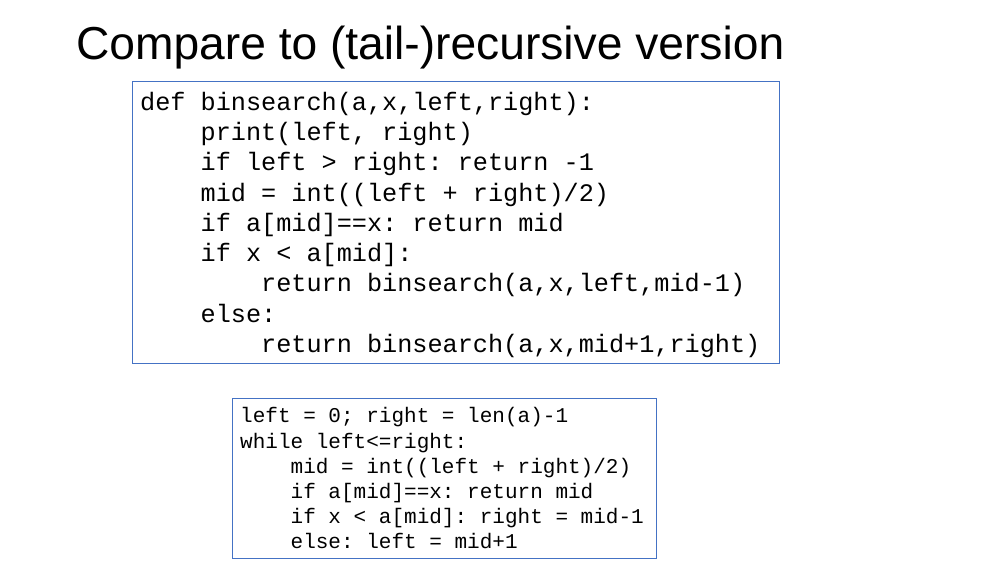
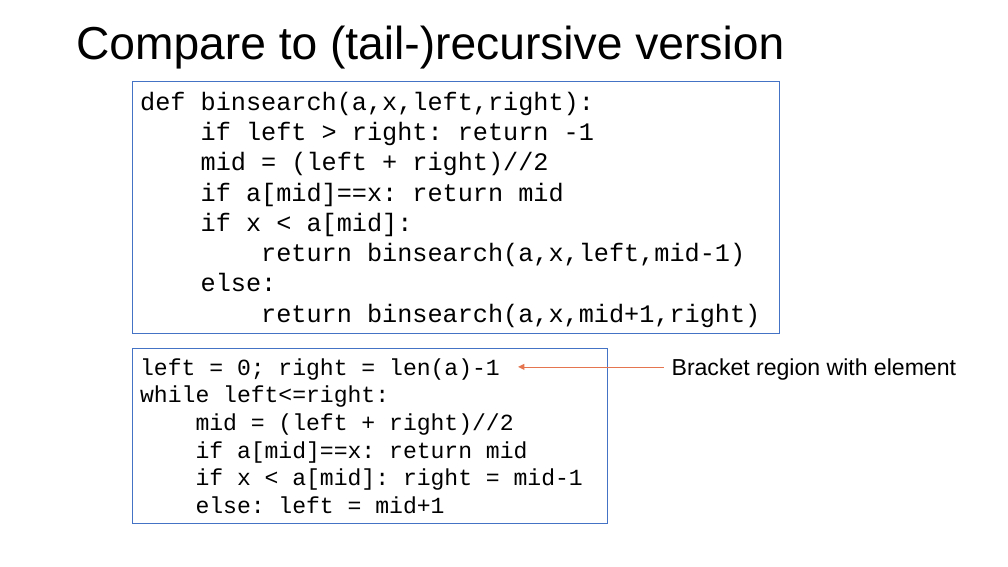
Before and after one commit to parrt/msds689, a slide deck: slide 4 of notes/searching.pptx. Drawn at 1008x567 pixels with LibreOffice and Linux fonts; fonts in the diff are those of the drawing; background and template pictures are left out. Boxes give left, top, right and bottom in pixels: in the first picture for what was removed or moved away, otherwise in the second. Text is boxed around its words. In the diff, an @@ line names an element or a change of style, - is before the commit and + after.

```diff
--- a/notes/searching.pptx
+++ b/notes/searching.pptx
@@ rectangle "def binsearch(a,x,left,right):": place and size @@
-rectangle "def binsearch(a,x,left,right):" at bbox=[133, 82, 780, 364]
+rectangle "def binsearch(a,x,left,right):" at bbox=[133, 82, 780, 333]
@@ text in rectangle at bbox=[201, 122, 473, 146]: paragraph removed @@
-print(left, right)
@@ text in rectangle at bbox=[201, 152, 548, 176]: text changed @@
-mid = int((left + right)/2)
+mid = (left + right)//2
@@ rectangle "left = 0; right = ...": place and size @@
-rectangle "left = 0; right = ..." at bbox=[233, 399, 657, 559]
+rectangle "left = 0; right = ..." at bbox=[133, 349, 608, 524]
@@ text in rectangle at bbox=[140, 358, 583, 514]: size 20 to 22 pt in "left = 0; right = len(a)-1", "while left<=right:", "if a[mid]==x: return mid", "if x < a[mid]: right = mid-1" and 1 more places @@
@@ text added at bbox=[672, 358, 956, 380], 22 pt, text #000000 @@
+Bracket region with element
@@ arrow added from (665, 367) to (518, 367), #E4754F 0.5 pt @@
@@ text in rectangle at bbox=[196, 413, 514, 435]: text changed; size 20 to 22 pt @@
-mid = int((left + right)/2)
+mid = (left + right)//2
```
Also in this commit, not shown: 7 other slides changed, 1 slide added, 8 other files.
